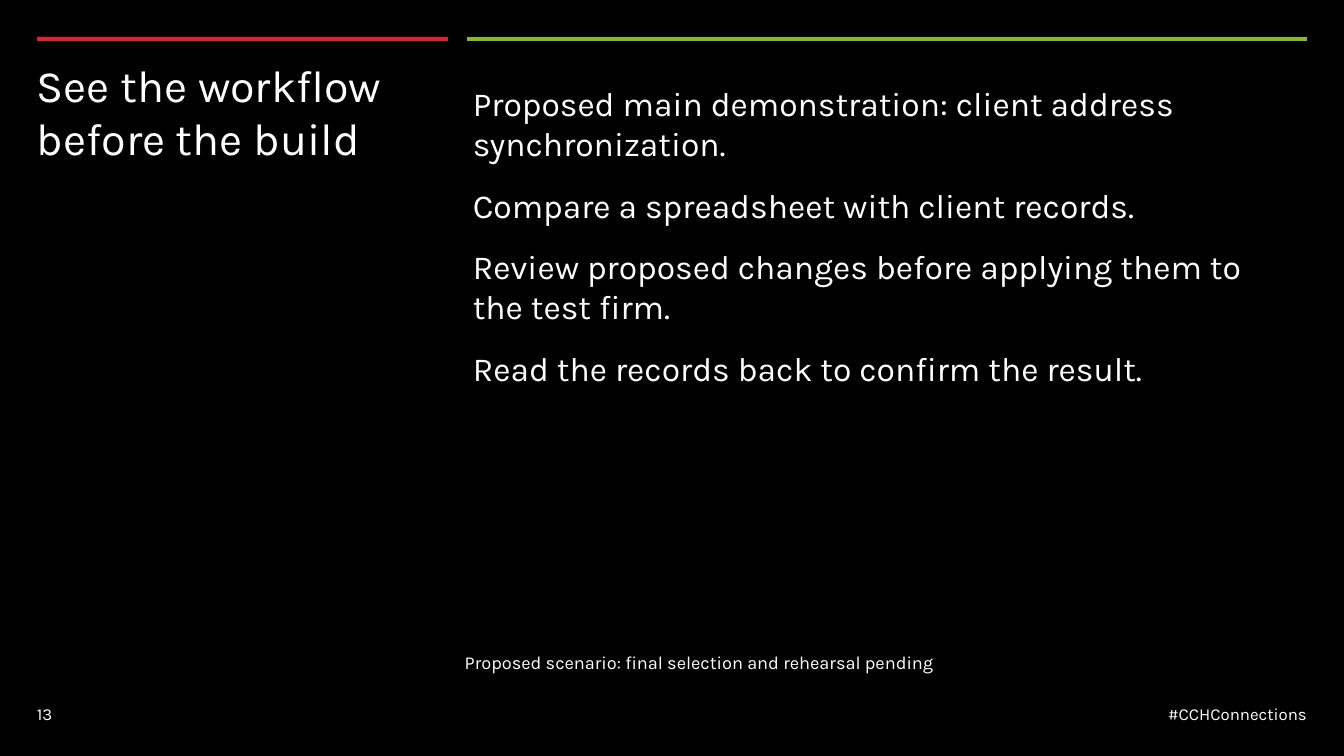
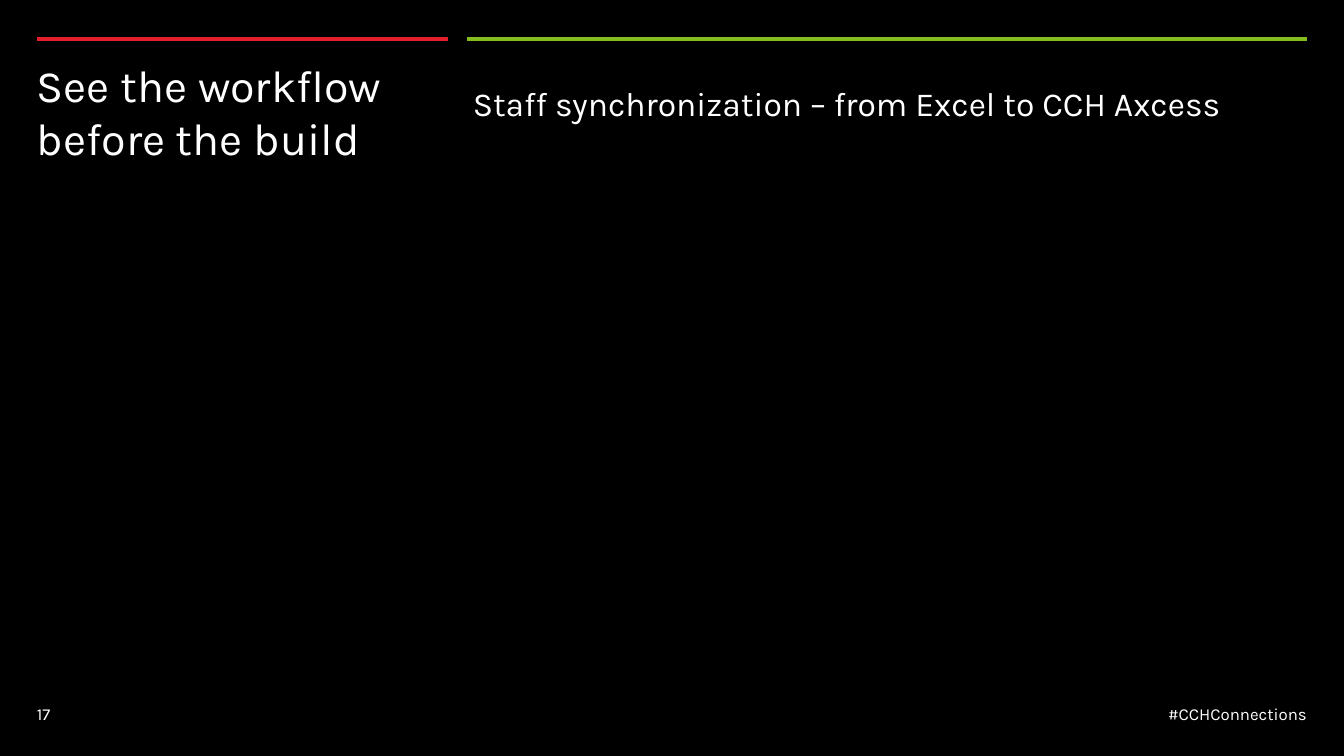
Before and after one commit to nathandyck/wk-tax-api, a slide deck: slide 17 of presentation/CCH-Connections-2026-WK-template.pptx (slide 13 before the commit). Drawn at 1344x756 pixels with LibreOffice and Linux fonts; fonts in the diff are those of the drawing. Boxes give left, top, right and bottom in pixels: in the first picture for what was removed or moved away, otherwise in the second. Text is boxed around its words. In the diff, an @@ line names an element or a change of style, - is before the commit and + after.

```diff
--- a/presentation/CCH-Connections-2026-WK-template.pptx
+++ b/presentation/CCH-Connections-2026-WK-template.pptx
@@ text at (473,93,1220,125): text changed @@
-Proposed main demonstration: client address synchronization.
-Compare a spreadsheet with client records.
-Review proposed changes before applying them to the test firm.
-Read the records back to confirm the result.
+Staff synchronization – from Excel to CCH Axcess
@@ text removed at (465,656,933,674) @@
-Proposed scenario: final selection and rehearsal pending
@@ page number at (37,709,50,720): text changed @@
-13
+17
```
Also in this commit, not shown: 20 other slides changed, 10 slides added, 10 slides removed.
